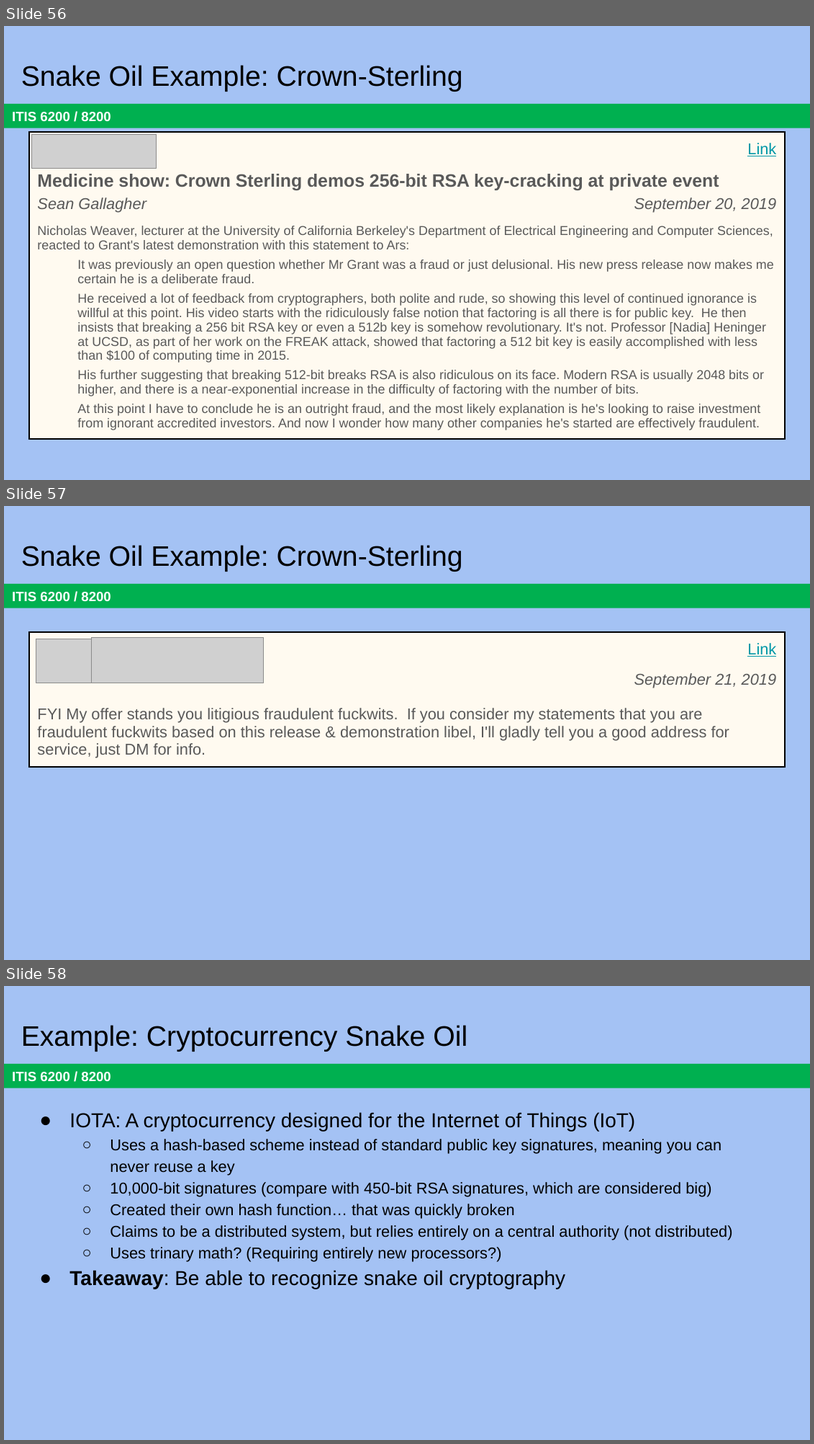
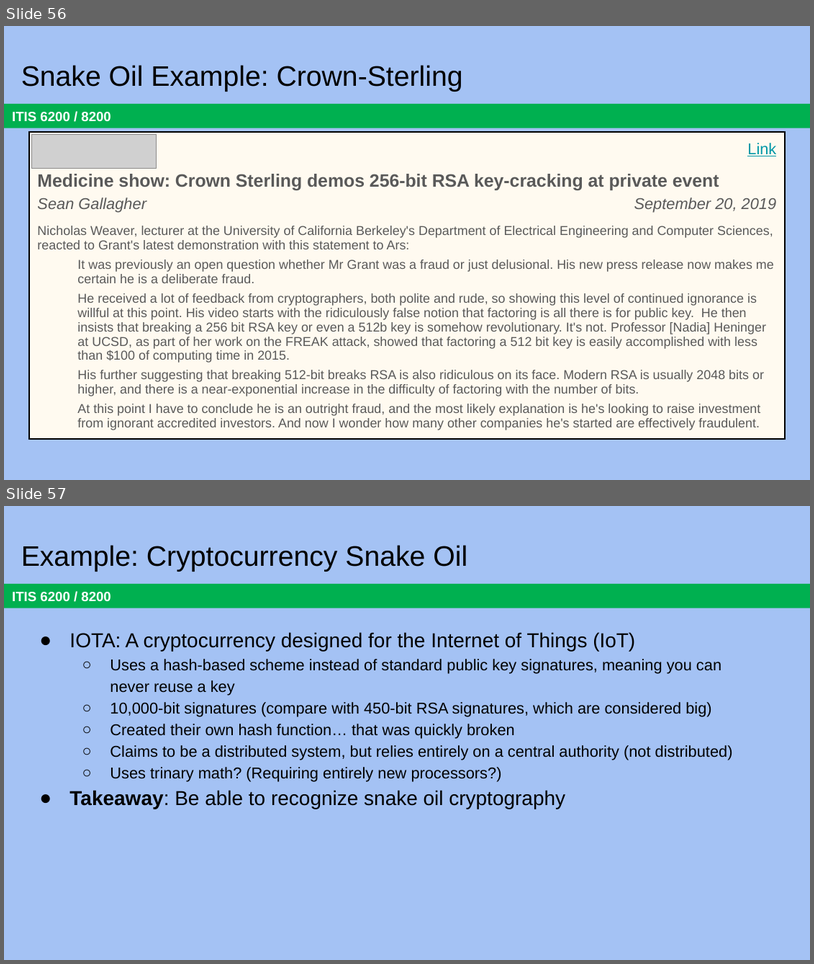
Before and after one commit to jx5c/github.io, a slide deck: teaching/ITIS6200/2023fa/lectures/lec07.pptx. Shown one above the other, each under a label of ours: slides 56, 57 and 58 before the commit, slides 56 and 57 after it. The pictures are 814x1444 and 814x964 pixels, drawn with LibreOffice and Linux fonts; fonts in the diff are those of the drawing; grey boxes stand for pictures. Boxes give left, top, right and bottom in pixels: in the first picture for what was removed or moved away, otherwise in the second. Text is boxed around its words. In the diff, an @@ line names an element or a change of style, - is before the commit and + after.

```diff
--- a/teaching/ITIS6200/2023fa/lectures/lec07.pptx
+++ b/teaching/ITIS6200/2023fa/lectures/lec07.pptx
@@ slide 57 removed at bbox=[4, 506, 810, 960], background #A4C2F4; not listed: 1 template element that a slide beside it also shows @@
@@ title removed at bbox=[21, 545, 463, 572] @@
-Snake Oil Example: Crown-Sterling
@@ table removed at bbox=[30, 633, 784, 772], 3 rows, 2 columns @@
- | Link
- | September 21, 2019
-FYI My offer stands you litigious fraudulent fuckwits. If you consider my statements that you are fraudulent fuckwits based on this release & demonstration libel, I'll gladly tell you a good address for service, just DM for info. | 
@@ picture removed at bbox=[36, 639, 92, 682] @@
@@ picture removed at bbox=[92, 638, 264, 682] @@
@@ what was slide 58 is now slide 57 @@
```
Also in this commit, not shown: 11 slides changed, 4 other files.
